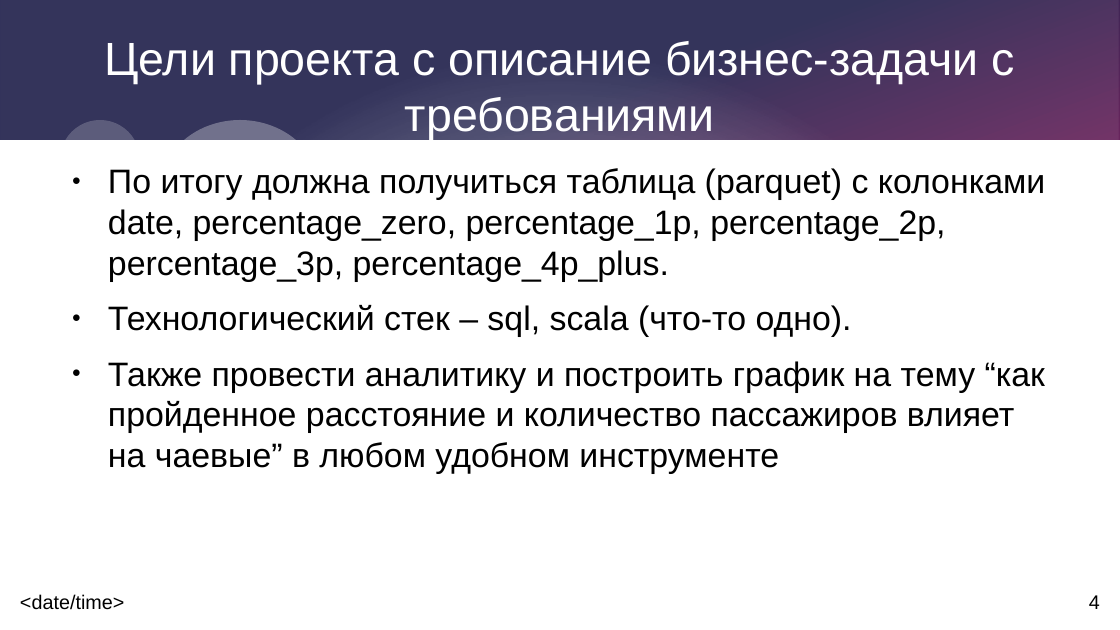
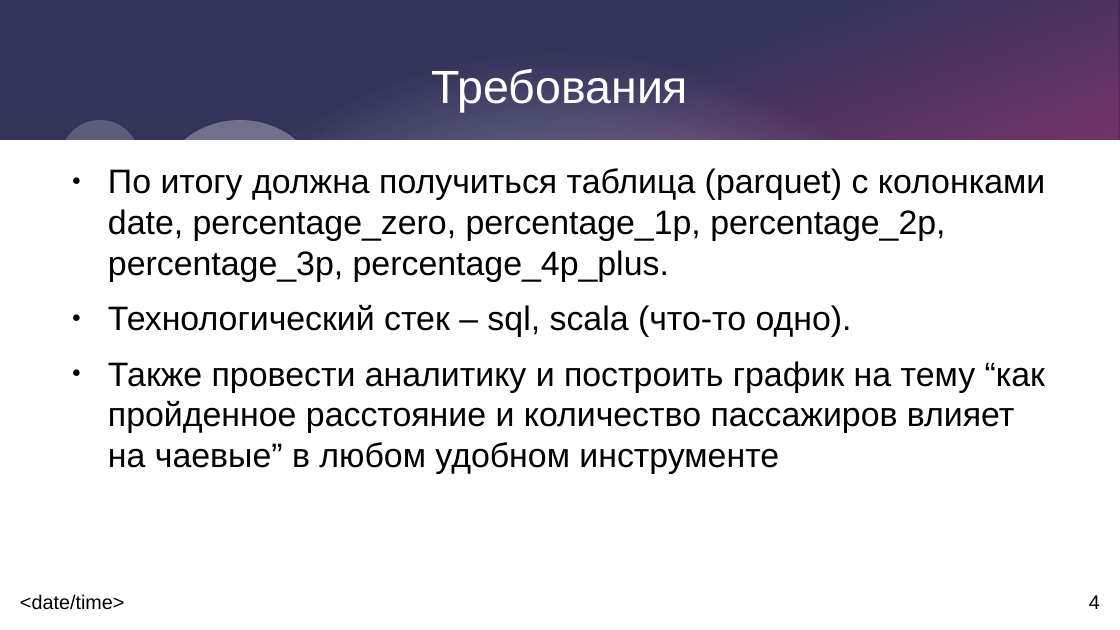
Before and after one commit to atdushi/Cartax, a slide deck: slide 4 of docs/presentation.odp. Drawn at 1120x630 pixels with LibreOffice and Linux fonts; fonts in the diff are those of the drawing. Boxes give left, top, right and bottom in pixels: in the first picture for what was removed or moved away, otherwise in the second. Text is boxed around its words. In the diff, an @@ line names an element or a change of style, - is before the commit and + after.

```diff
--- a/docs/presentation.odp
+++ b/docs/presentation.odp
@@ title at (x1=432, y1=69, x2=689, y2=112): text changed @@
-Цели проекта с описание бизнес-задачи с требованиями
+Требования
```
Also in this commit, not shown: 5 other slides changed, 1 slide added, 2 other files.
